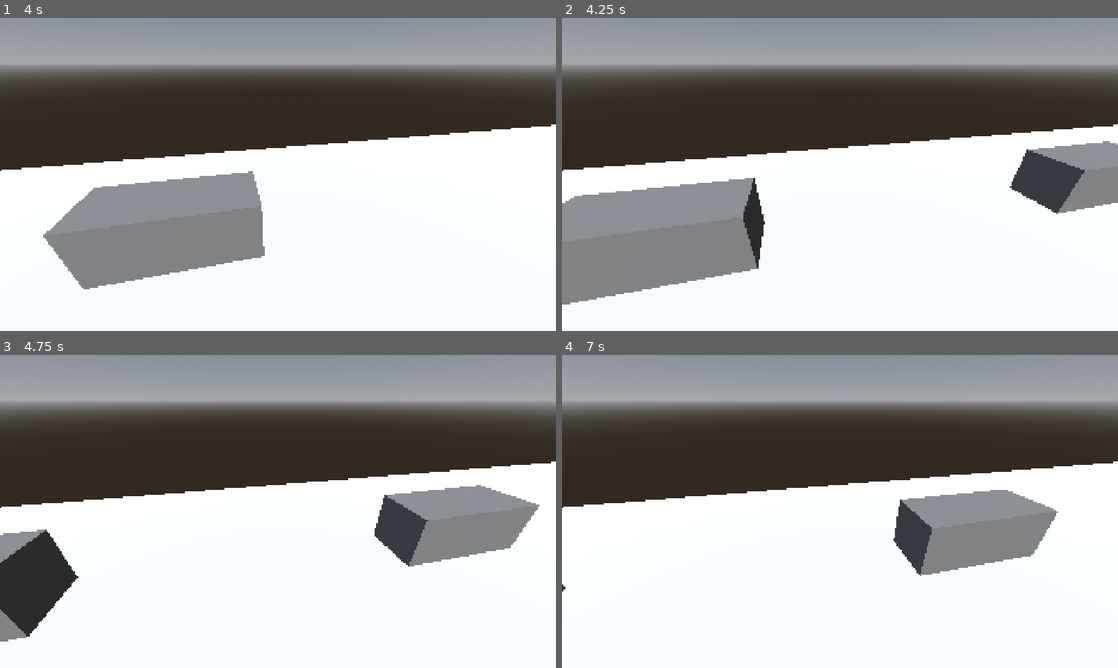
Above: before the commit, frames 1-4 (two rows, left to right).
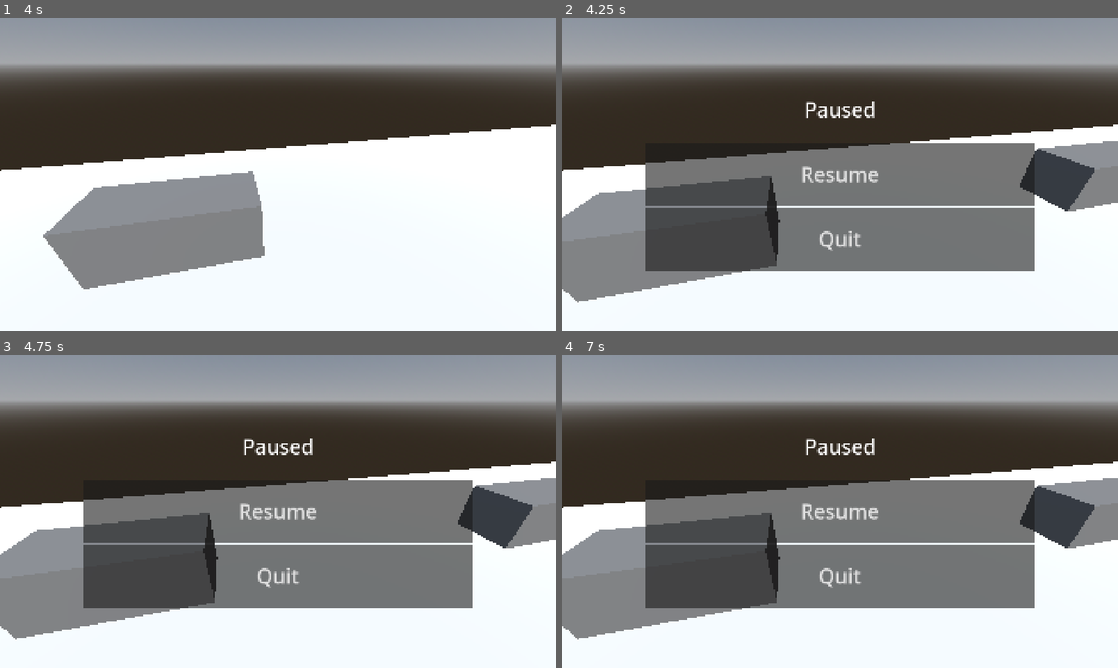
Above: after the commit, the same moments.

Repository: Derpest2Dude/AGL-Mini-Game-Jam-Team-2
Game: Godot game, scene res://Scenes/Test Scenes/jake_test_2.tscn
Same seed, same stepped clock (60 frames per second), same inputs: the game is played once before the commit and once after it. The project has no main scene, so this scene is started directly.
Inputs:
- Up to frame 1 (4 s): tap Enter at 0.5 s; hold D (move_right) 0.53-1.28 s; tap W (jump) at 0.77, 1.52, 3.02, 3.77 s; hold A (move_left) 1.28-2.03 s; hold D (move_right) 2.03-3.53 s; hold A (move_left) from 3.53 s (still down)
- Up to frame 2 (4.25 s): keep holding A (move_left); tap P (pause) at 4.15 s
- Up to frame 3 (4.75 s): keep holding A (move_left); tap W (jump) at 4.52 s
- Up to frame 4 (7 s): release A (move_left) at 5.78 s; hold D (move_right) from 5.78 s (still down); tap W (jump) at 6.02, 6.77 s

Frame 1 is identical in both runs. In frame 2, 27% of the frame differs, in the area x 0-100%, y 26-92%; in frame 3, 34%; in frame 4, 33%.

Commit message:
Add pause menu to test scenes

Diff:
--- a/Scenes/Test Scenes/jake_test_2.tscn
+++ b/Scenes/Test Scenes/jake_test_2.tscn
@@ -2,6 +2,7 @@
 
 [ext_resource type="PackedScene" uid="uid://dpgsr8g8mqka2" path="res://Scenes/Test Scenes/test_player.tscn" id="1_s1yhf"]
 [ext_resource type="PackedScene" uid="uid://b88mwjjvxvbqd" path="res://Scenes/Prefabs/obstacle_spawner.tscn" id="2_tjhd5"]
+[ext_resource type="PackedScene" uid="uid://ccufnjkna0vqw" path="res://Scenes/Test Scenes/pause_menu.tscn" id="3_su1mf"]
 
 [sub_resource type="ProceduralSkyMaterial" id="ProceduralSkyMaterial_tjhd5"]
 
@@ -47,3 +48,5 @@
 
 [node name="ObstacleSpawner" parent="." unique_id=2061460898 instance=ExtResource("2_tjhd5")]
 transform = Transform3D(1, 0, 0, 0, 1, 0, 0, 0, 1, 16.776, 0, 0)
+
+[node name="PauseMenu" parent="." unique_id=1457369921 instance=ExtResource("3_su1mf")]
--- a/Scenes/Test Scenes/jason_test.tscn
+++ b/Scenes/Test Scenes/jason_test.tscn
@@ -1,6 +1,7 @@
 [gd_scene format=3 uid="uid://xev6xgixmfm6"]
 
 [ext_resource type="PackedScene" uid="uid://dpgsr8g8mqka2" path="res://Scenes/Test Scenes/test_player.tscn" id="1_hayu1"]
+[ext_resource type="PackedScene" uid="uid://ccufnjkna0vqw" path="res://Scenes/Test Scenes/pause_menu.tscn" id="2_e3oiw"]
 
 [sub_resource type="ProceduralSkyMaterial" id="ProceduralSkyMaterial_i4i5y"]
 
@@ -126,3 +127,5 @@
 
 [node name="MeshInstance3D" type="MeshInstance3D" parent="Platforms/Block4/Block5/CollisionShape3D" unique_id=21570012]
 mesh = SubResource("BoxMesh_k8c8w")
+
+[node name="PauseMenu" parent="." unique_id=1457369921 instance=ExtResource("2_e3oiw")]
